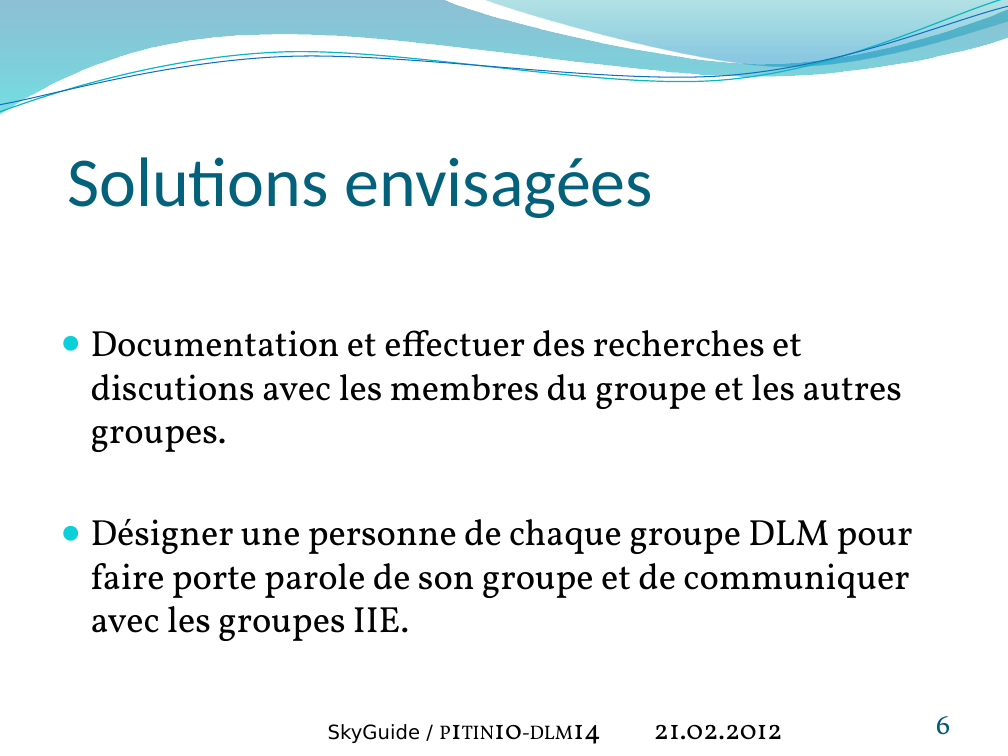
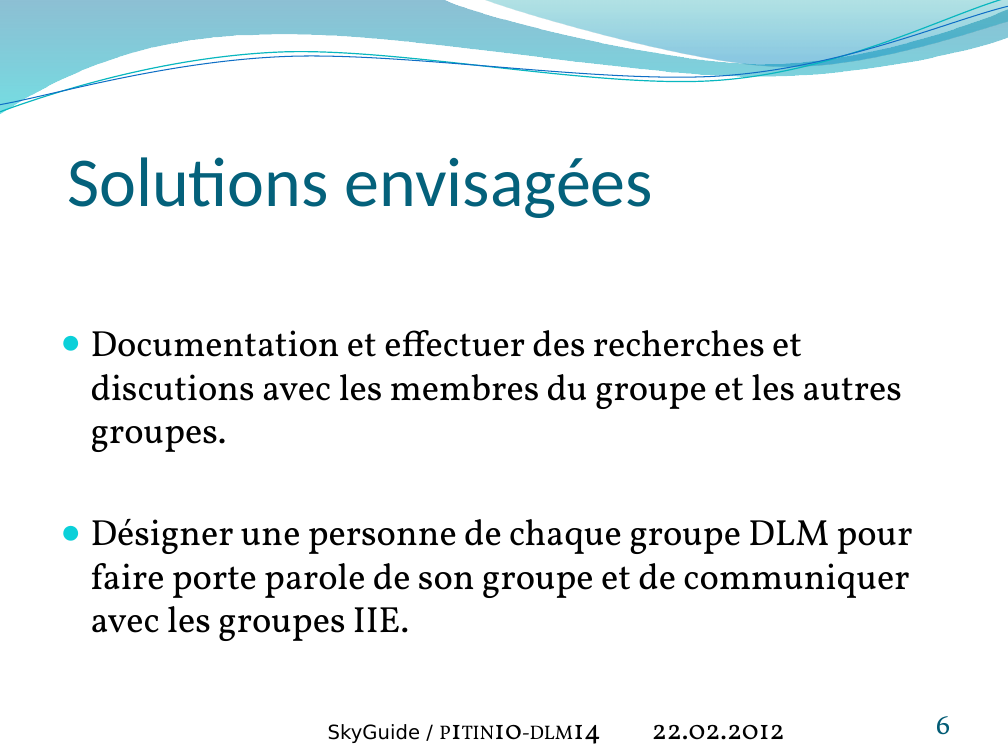
Before and after one commit to maeberli/skyguide, a slide deck: slide 6 of _documents/phase2/Presentation.pptx. Drawn at 1008x756 pixels with LibreOffice and Linux fonts; fonts in the diff are those of the drawing; background and template pictures are left out. Boxes give left, top, right and bottom in pixels: in the first picture for what was removed or moved away, otherwise in the second. Text is boxed around its words. In the diff, an @@ line names an element or a change of style, - is before the commit and + after.

```diff
--- a/_documents/phase2/Presentation.pptx
+++ b/_documents/phase2/Presentation.pptx
@@ text at bbox=[652, 724, 785, 740]: text changed @@
-21.02.2012
+22.02.2012
```
Also in this commit, not shown: 12 other slides changed, 3 other files.
